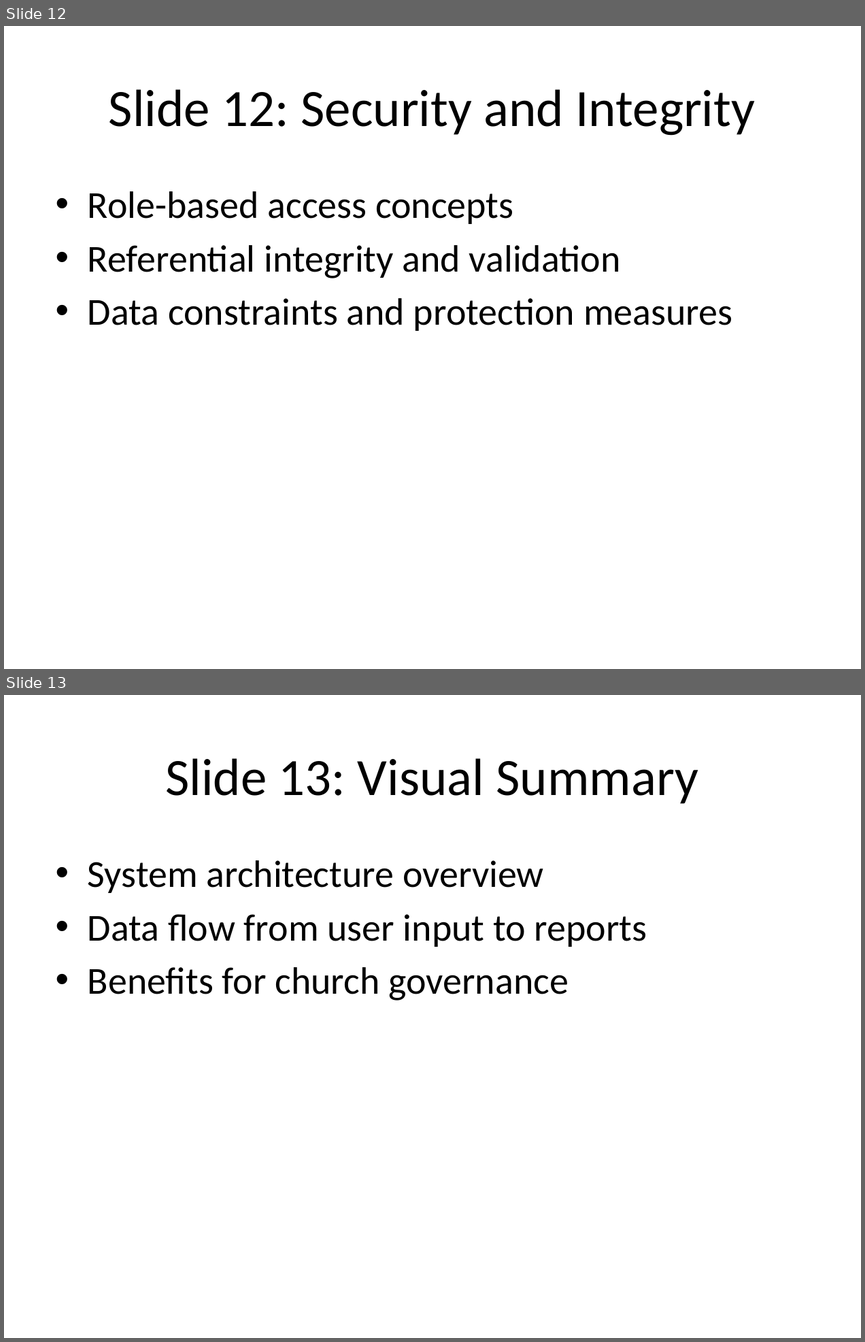
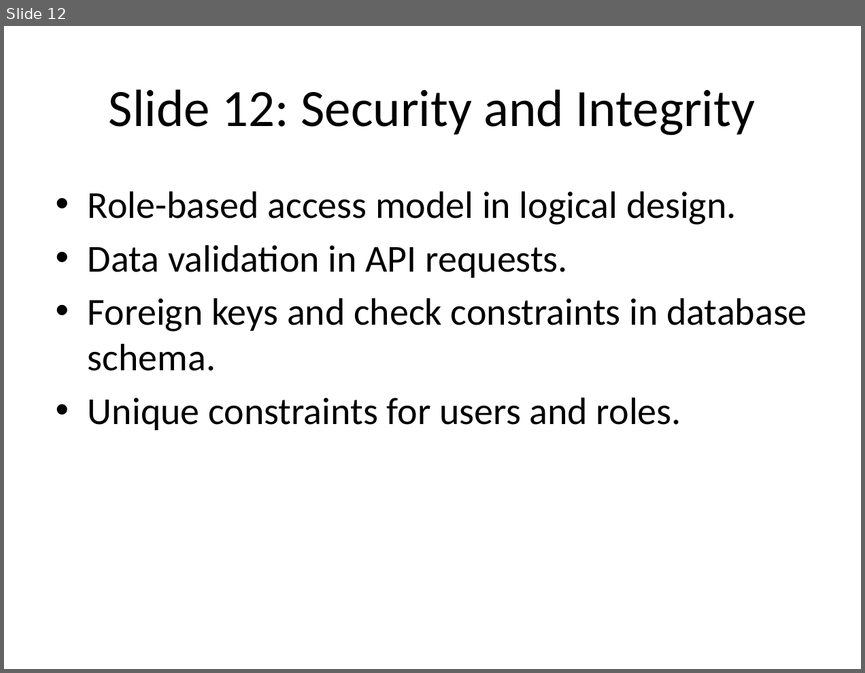
Before and after one commit to Icradle-Innovations-Ltd/cou-mis, a slide deck: Coursework/CoU-MIS_Presentation.pptx. Shown one above the other, each under a label of ours: slides 12 and 13 before the commit, slide 12 after it. The pictures are 865x1342 and 865x673 pixels, drawn with LibreOffice and Linux fonts; fonts in the diff are those of the drawing. Boxes give left, top, right and bottom in pixels: in the first picture for what was removed or moved away, otherwise in the second. Text is boxed around its words. In the diff, an @@ line names an element or a change of style, - is before the commit and + after.

Commit message:
Add PostgreSQL support and Railway deployment
Enable optional PostgreSQL backing and add deployment assets. server.js now uses pg Pool when DATABASE_URL is configured (falls back to in-memory data), adds DEFAULT_HOUSEHOLD_ID handling, input validation, and implements DB queries for members, sacraments, transactions, and summary endpoints. Added Dockerfile, .dockerignore, .env.example, and a Railway deployment guide; updated README and package.json (added pg). Inserted seed data into sql/schema.sql and included minor presentation/report/outline updates.

```diff
--- a/Coursework/CoU-MIS_Presentation.pptx
+++ b/Coursework/CoU-MIS_Presentation.pptx
@@ slide 13 removed at (x1=4, y1=695, x2=861, y2=1338), background #FFFFFF @@
@@ title removed at (x1=165, y1=758, x2=698, y2=804) @@
-Slide 13: Visual Summary
@@ text removed at (x1=88, y1=860, x2=647, y2=1000) @@
-• System architecture overview
-• Data flow from user input to reports
-• Benefits for church governance
@@ slide 12 changed as well @@
@@ text at (x1=88, y1=191, x2=807, y2=430): text changed @@
-• Role-based access concepts
-• Referential integrity and validation
-• Data constraints and protection measures
+• Role-based access model in logical design.
+• Data validation in API requests.
+• Foreign keys and check constraints in database schema.
+• Unique constraints for users and roles.
```
Also in this commit, not shown: 13 other slides changed, 1 slide added, 10 other files.
